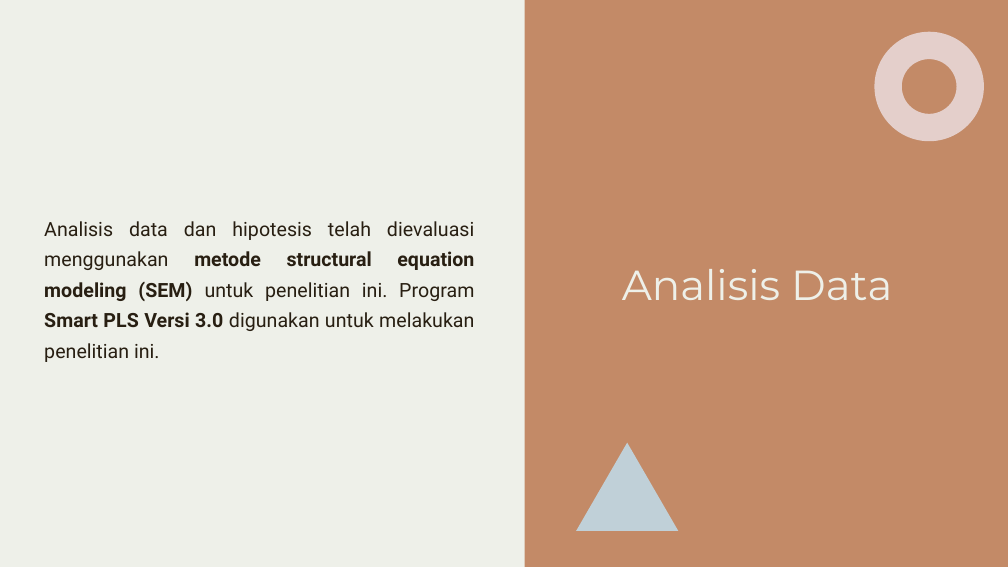
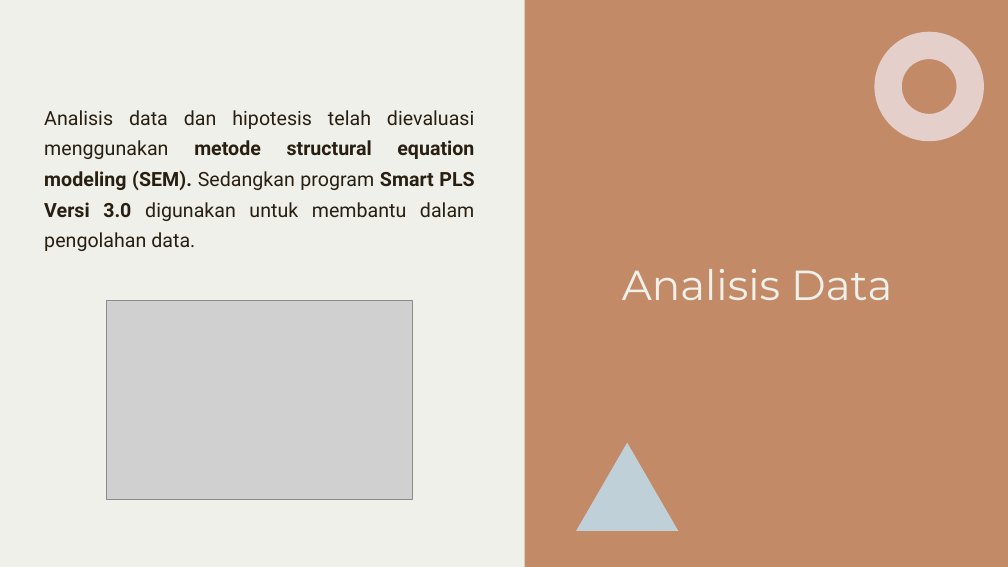
Before and after one commit to Malja321999/-Tugas-1-Kelompok-3-Komputer-masyarakat, a slide deck: slide 10 of [Tugas 3] KELOMPOK 3-Faktor Pertemuan Cloud Zoom Adopsi Teknologi di Pandemi COVID-19.pptx (slide 5 before the commit). Drawn at 1008x567 pixels with LibreOffice and Linux fonts; fonts in the diff are those of the drawing; grey boxes stand for pictures. Boxes give left, top, right and bottom in pixels: in the first picture for what was removed or moved away, otherwise in the second. Text is boxed around its words. In the diff, an @@ line names an element or a change of style, - is before the commit and + after.

```diff
--- a/[Tugas 3] KELOMPOK 3-Faktor Pertemuan Cloud Zoom Adopsi Teknologi di Pandemi COVID-19.pptx
+++ b/[Tugas 3] KELOMPOK 3-Faktor Pertemuan Cloud Zoom Adopsi Teknologi di Pandemi COVID-19.pptx
@@ subtitle at <box>44,110,474,251</box>: text changed @@
-Analisis data dan hipotesis telah dievaluasi menggunakan metode structural equation modeling (SEM) untuk penelitian ini. Program Smart PLS Versi 3.0 digunakan untuk melakukan penelitian ini.
+Analisis data dan hipotesis telah dievaluasi menggunakan metode structural equation modeling (SEM). Sedangkan program Smart PLS Versi 3.0 digunakan untuk membantu dalam pengolahan data.
@@ picture added at <box>106,300,412,499</box> @@
```
Also in this commit, not shown: 3 other slides changed, 5 slides added, 1 other file.
